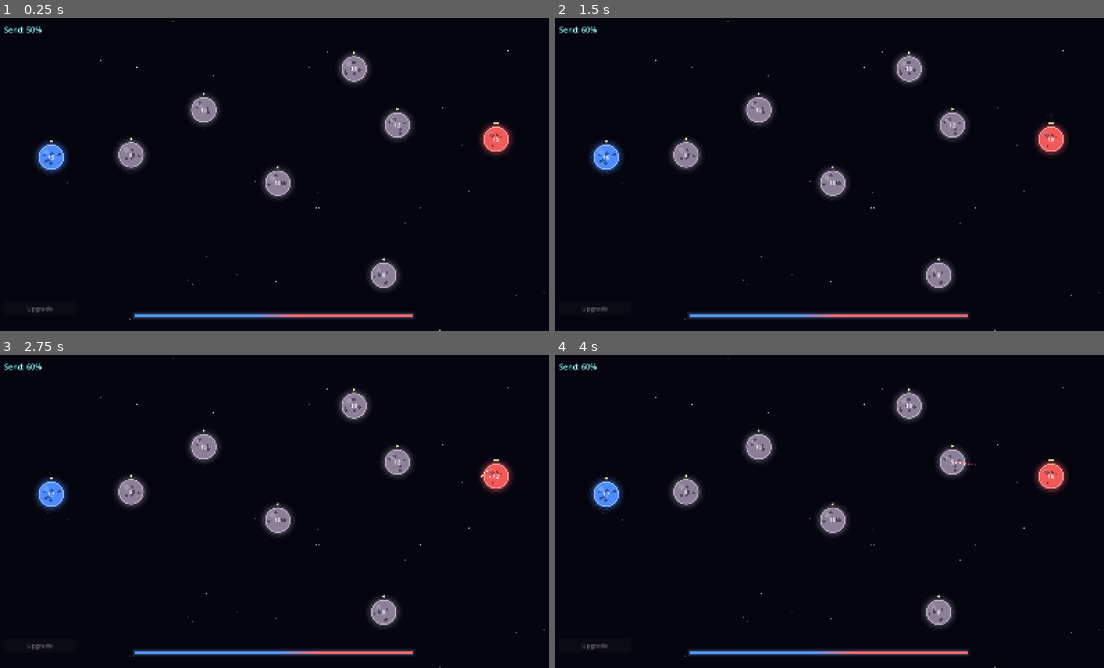
Above: before the commit, frames 1-4 (two rows, left to right).
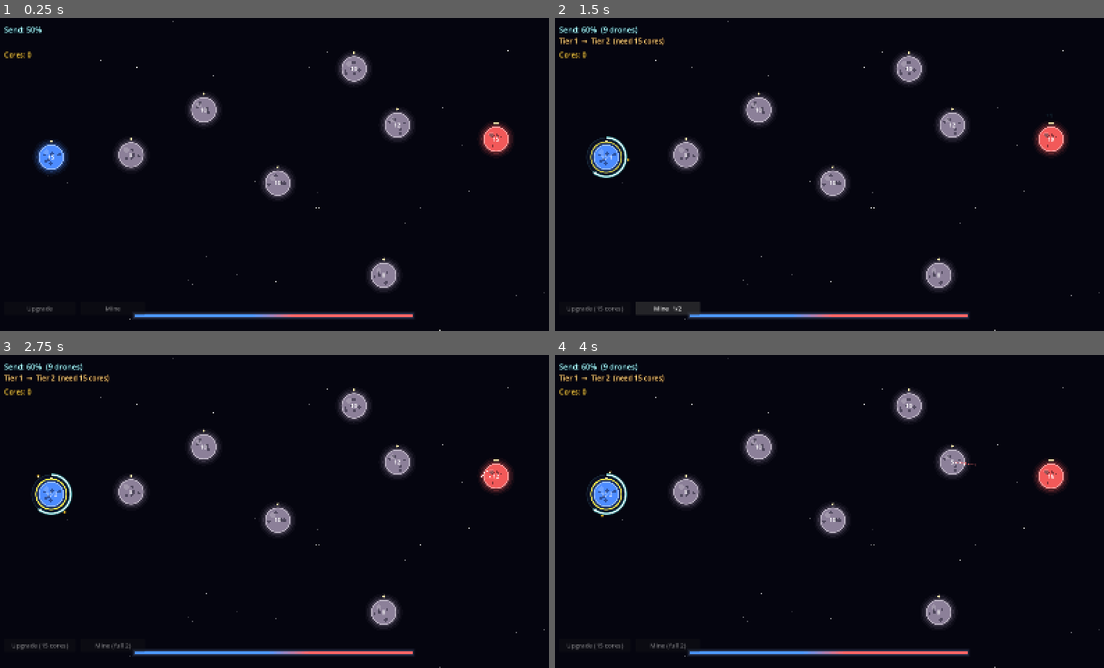
Above: after the commit, the same moments.

Repository: zacid/void-harvester
Game: Godot game, scene res://scenes/Main.tscn
Two runs of this game, one before a commit and one after it. Both use one fixed random seed, a clock stepped at 60 frames per second and the inputs below.
Inputs (mouse positions are in pixels of both pictures, inside the frame that each line leads up to):
- Up to frame 1 (0.25 s): no input
- Up to frame 2 (1.5 s): tap Enter at 0.5 s; move the mouse to (604, 155) at 0.52 s; hold Up 0.53-1.25 s; tap R at 0.6 s; click (604, 155) at 0.67 s; click (670, 309) at 1.25 s, where only the run after the commit has a clickable "Mine 0/2"
- Up to frame 3 (2.75 s): click (115, 646) at 2 s, where only the run after the commit has a clickable "Mine 1/2"
- Up to frame 4 (4 s): tap Space at 2.75 s; move the mouse to (834, 520) at 2.77 s; hold Down 2.78-3.53 s; tap R at 2.85, 3.6 s; click (834, 520) at 2.92 s; tap Enter at 3.5 s; move the mouse to (939, 611) at 3.52 s; hold Up from 3.53 s (still down); click (939, 611) at 3.67 s

The runs differ from the first frame. In frame 1, 0.1% of the frame differs, in the area x 0-27%, y 10-96%; in frame 2, 1.3%, in the area x 0-27%, y 2-96%; in frame 3, 1.0%; in frame 4, 1.0%.

Commit message:
Add mining drones and cores currency
Planets can now convert attacker drones into miner drones that orbit the
planet as animated amber-gold particles and generate Cores over time.
Cores replace drones as the upgrade currency (tier 1→2 costs 15 cores,
tier 2→3 costs 40 cores). Miners die if the planet is captured.

- settings.gd: MINER_CORE_RATE, MINER_ORBIT_RADIUS/SPEED, TIER_MINER_MAX,
  UPGRADE_CORE_COSTS
- planet.gd: miner_count + mine_phase state; convert_to_miner(); drain_cores()
  called each frame by main; _draw_miners() renders halo+body+core dots at
  64 px orbit (outside all UI rings); label shows "12·4" format; miners
  wiped on capture; can_upgrade() no longer requires drones
- main.gd: player_cores + enemy_cores pools; CoresLabel + MineButton created
  at runtime; upgrade button shows core cost and gates on cores; AI mines
  surplus drones and spends enemy_cores on upgrades

Co-Authored-By: Claude Sonnet 4.6 <noreply@anthropic.com>

Diff:
--- a/scripts/main.gd
+++ b/scripts/main.gd
@@ -14,6 +14,14 @@
 var selected_planet = null
 var game_over: bool = false
 var send_fraction: float = Settings.SEND_FRACTION_DEFAULT
+
+# Core currency — one pool per faction
+var player_cores: float = 0.0
+var enemy_cores: float = 0.0
+
+# Dynamically created HUD elements
+var cores_label: Label
+var mine_button: Button
 
 # AI state
 var _ai_click_timer: Timer
@@ -46,7 +54,36 @@
 		_ai_upgrade_timer.start()
 	upgrade_button.pressed.connect(_on_upgrade_button_pressed)
 	hud_label.text = ""
-	_refresh_hud()
+	_create_hud_mining_elements()
+	_refresh_hud()
+
+func _create_hud_mining_elements() -> void:
+	var hud = $HUD
+
+	cores_label = Label.new()
+	cores_label.name = "CoresLabel"
+	cores_label.offset_left   = 24.0
+	cores_label.offset_top    = 92.0
+	cores_label.offset_right  = 600.0
+	cores_label.offset_bottom = 132.0
+	cores_label.add_theme_color_override("font_color", Color(1.0, 0.85, 0.3))
+	cores_label.add_theme_color_override("font_outline_color", Color(0.15, 0.08, 0.0))
+	cores_label.add_theme_constant_override("outline_size", 4)
+	cores_label.add_theme_font_size_override("font_size", 20)
+	cores_label.text = "Cores: 0"
+	hud.add_child(cores_label)
+
+	mine_button = Button.new()
+	mine_button.name = "MineButton"
+	mine_button.offset_left   = 244.0
+	mine_button.offset_top    = 816.0
+	mine_button.offset_right  = 430.0
+	mine_button.offset_bottom = 854.0
+	mine_button.add_theme_font_size_override("font_size", 18)
+	mine_button.text = "Mine"
+	mine_button.disabled = true
+	mine_button.pressed.connect(_on_mine_button_pressed)
+	hud.add_child(mine_button)
 
 func _randomize_planet_positions() -> void:
 	var rng = RandomNumberGenerator.new()
@@ -88,9 +125,108 @@
 		best = candidate  # fall back to last attempt
 	return best
 
-func _process(_delta: float) -> void:
+func _process(delta: float) -> void:
+	# Drain cores from all planets each frame (routed per owner)
+	for planet in get_planets():
+		var earned = planet.drain_cores(delta)
+		if earned > 0.0:
+			match planet.owner_type:
+				planet.Owner.PLAYER:
+					player_cores += earned
+				planet.Owner.ENEMY:
+					enemy_cores += earned
+	cores_label.text = "Cores: %d" % int(player_cores)
 	if selected_planet != null:
 		_refresh_hud()
+
+# === Planet click handlers ===
+
+func _on_planet_left_clicked(planet, _double_click: bool) -> void:
+	if game_over:
+		return
+	if planet.owner_type != planet.Owner.PLAYER:
+		return
+	# Left-click: select + produce one drone.
+	_select(planet)
+	planet.produce_manual()
+	_refresh_hud()
+
+func _on_planet_right_clicked(planet) -> void:
+	if game_over:
+		return
+	if selected_planet == null or planet == selected_planet:
+		return
+	if selected_planet.is_upgrading:
+		return
+	launch_fleet(selected_planet, planet)
+
+# === Selection ===
+
+func _select(planet) -> void:
+	if selected_planet == planet:
+		return
+	if selected_planet != null:
+		selected_planet.selected = false
+		selected_planet.update_visuals()
+	selected_planet = planet
+	planet.selected = true
+	planet.displayed_send_fraction = send_fraction
+	planet.update_visuals()
+	_refresh_hud()
+
+func _deselect() -> void:
+	if selected_planet == null:
+		return
+	selected_planet.selected = false
+	selected_planet.update_visuals()
+	selected_planet = null
+	_refresh_hud()
+
+# === Send fraction ===
+
+func _adjust_send(delta: float) -> void:
+	send_fraction = clampf(send_fraction + delta, Settings.SEND_FRACTION_MIN, Settings.SEND_FRACTION_MAX)
+	send_fraction = round(send_fraction * 10.0) / 10.0
+	if selected_planet != null:
+		selected_planet.displayed_send_fraction = send_fraction
+		selected_planet.queue_redraw()
+	_refresh_hud()
+
+# === Fleet launch ===
+
+func launch_fleet(source, target, count_override: int = -1) -> void:
+	if source.is_upgrading:
+		return
+	var count: int
+	if count_override > 0:
+		count = mini(count_override, int(source.drone_count))
+	else:
+		var fraction = send_fraction if source.owner_type == source.Owner.PLAYER else 0.5
+		count = int(source.drone_count * fraction)
+	if count < 1:
+		return
+	source.drone_count -= count
+	var spawn_pos = source.global_position
+	var owner_val = source.owner_type
+	if source == selected_planet:
+		_refresh_hud()
+	# Defensive AI hook — if a player attacks an enemy planet, alert AI defense
+	if owner_val == source.Owner.PLAYER and target.owner_type == target.Owner.ENEMY:
+		_ai_consider_defense(target, count, spawn_pos)
+	# Spawn N individual drones, staggered, so they stream out like a swarm.
+	for i in range(count):
+		if not is_instance_valid(target):
+			return
+		_spawn_drone(spawn_pos, target, owner_val)
+		if i < count - 1:
+			await get_tree().create_timer(Settings.DRONE_SPAWN_INTERVAL).timeout
+
+func _spawn_drone(from_pos: Vector2, target, owner_val: int) -> void:
+	var drone = fleet_scene.instantiate()
+	fleets_container.add_child(drone)
+	drone.init(from_pos, target, owner_val)
+
+# === Input ===
 
 func _input(event: InputEvent) -> void:
 	if game_over and event is InputEventKey and event.pressed and event.keycode == KEY_R:
@@ -124,109 +260,25 @@
 			return true
 	return false
 
-# === Planet click handlers ===
-
-func _on_planet_left_clicked(planet, _double_click: bool) -> void:
-	if game_over:
-		return
-	if planet.owner_type != planet.Owner.PLAYER:
-		return
-	# Left-click: select + produce one drone.
-	_select(planet)
-	planet.produce_manual()
-	_refresh_hud()
-
-func _on_planet_right_clicked(planet) -> void:
-	if game_over:
-		return
-	if selected_planet == null or planet == selected_planet:
-		return
-	if selected_planet.is_upgrading:
-		return
-	launch_fleet(selected_planet, planet)
-
-# === Selection ===
-
-func _select(planet) -> void:
-	if selected_planet == planet:
-		return
-	if selected_planet != null:
-		selected_planet.selected = false
-		selected_planet.update_visuals()
-	selected_planet = planet
-	planet.selected = true
-	planet.displayed_send_fraction = send_fraction
-	planet.update_visuals()
-	_refresh_hud()
-
-func _deselect() -> void:
-	if selected_planet == null:
-		return
-	selected_planet.selected = false
-	selected_planet.update_visuals()
-	selected_planet = null
-	_refresh_hud()
-
-# === Send fraction ===
-
-func _adjust_send(delta: float) -> void:
-	send_fraction = clampf(send_fraction + delta, Settings.SEND_FRACTION_MIN, Settings.SEND_FRACTION_MAX)
-	send_fraction = round(send_fraction * 10.0) / 10.0
-	if selected_planet != null:
-		selected_planet.displayed_send_fraction = send_fraction
-		selected_planet.queue_redraw()
-	_refresh_hud()
-
-# === Fleet launch ===
-
-func launch_fleet(source, target, count_override: int = -1) -> void:
-	if source.is_upgrading:
-		return
-	var count: int
-	if count_override > 0:
-		count = mini(count_override, int(source.drone_count))
-	else:
-		var fraction = send_fraction if source.owner_type == source.Owner.PLAYER else 0.5
-		count = int(source.drone_count * fraction)
-	if count < 1:
-		return
-	source.drone_count -= count
-	var spawn_pos = source.global_position
-	var owner_val = source.owner_type
-	if source == selected_planet:
-		_refresh_hud()
-	# Defensive AI hook — if a player attacks an enemy planet, alert AI defense
-	if owner_val == source.Owner.PLAYER and target.owner_type == target.Owner.ENEMY:
-		_ai_consider_defense(target, count, spawn_pos)
-	# Spawn N individual drones, staggered, so they stream out like a swarm.
-	for i in range(count):
-		if not is_instance_valid(target):
-			return
-		_spawn_drone(spawn_pos, target, owner_val)
-		if i < count - 1:
-			await get_tree().create_timer(Settings.DRONE_SPAWN_INTERVAL).timeout
-
-func _spawn_drone(from_pos: Vector2, target, owner_val: int) -> void:
-	var drone = fleet_scene.instantiate()
-	fleets_container.add_child(drone)
-	drone.init(from_pos, target, owner_val)
-
 # === HUD ===
 
 func _refresh_hud() -> void:
 	if not send_label or not upgrade_label or not upgrade_button:
 		return
+	cores_label.text = "Cores: %d" % int(player_cores)
 	var pct = int(round(send_fraction * 100.0))
 	if selected_planet != null:
 		var n = int(selected_planet.drone_count * send_fraction)
 		send_label.text = "Send: %d%%  (%d drones)" % [pct, n]
 		upgrade_label.text = _upgrade_status_text(selected_planet)
 		_refresh_upgrade_button(selected_planet)
+		_refresh_mine_button(selected_planet)
 	else:
 		send_label.text = "Send: %d%%" % pct
 		upgrade_label.text = ""
 		upgrade_button.text = "Upgrade"
 		upgrade_button.disabled = true
+		mine_button.disabled = true
 
 func _refresh_upgrade_button(planet) -> void:
 	if planet.owner_type != planet.Owner.PLAYER:
@@ -241,17 +293,30 @@
 		upgrade_button.text = "Max Tier"
 		upgrade_button.disabled = true
 		return
-	var cost = planet.upgrade_cost()
-	upgrade_button.text = "Upgrade (%d)" % cost
-	upgrade_button.disabled = planet.drone_count < cost
-
-func _on_upgrade_button_pressed() -> void:
-	if game_over:
-		return
-	if selected_planet == null:
-		return
-	if selected_planet.start_upgrade():
-		_refresh_hud()
+	var cost = planet.upgrade_core_cost()
+	upgrade_button.text = "Upgrade (%d cores)" % cost
+	upgrade_button.disabled = not planet.can_upgrade() or player_cores < cost
+
+func _refresh_mine_button(planet) -> void:
+	if planet.owner_type != planet.Owner.PLAYER or planet.is_upgrading:
+		mine_button.text = "Mine"
+		mine_button.disabled = true
+		return
+	var max_m = planet.get_max_miners()
+	if max_m <= 0:
+		mine_button.text = "Mine (T1+)"
+		mine_button.disabled = true
+		return
+	if planet.miner_count >= max_m:
+		mine_button.text = "Mine (full %d)" % max_m
+		mine_button.disabled = true
+		return
+	if planet.drone_count < 1.0:
+		mine_button.text = "Mine (need drone)"
+		mine_button.disabled = true
+		return
+	mine_button.text = "Mine  %d/%d" % [planet.miner_count, max_m]
+	mine_button.disabled = false
 
 func _upgrade_status_text(planet) -> String:
 	if planet.owner_type != planet.Owner.PLAYER:
@@ -261,10 +326,26 @@
 		return "Upgrading…  %d%%" % pct
 	if planet.upgrade_tier >= Settings.TIER_COUNT - 1:
 		return "Tier %d  (max)" % planet.upgrade_tier
-	var cost = planet.upgrade_cost()
-	if planet.drone_count >= cost:
-		return "Tier %d  →  Tier %d  (button, cost %d)" % [planet.upgrade_tier, planet.upgrade_tier + 1, cost]
-	return "Tier %d  →  Tier %d  (need %d drones)" % [planet.upgrade_tier, planet.upgrade_tier + 1, cost]
+	var cost = planet.upgrade_core_cost()
+	if player_cores >= cost:
+		return "Tier %d  →  Tier %d  (button, %d cores)" % [planet.upgrade_tier, planet.upgrade_tier + 1, cost]
+	return "Tier %d  →  Tier %d  (need %d cores)" % [planet.upgrade_tier, planet.upgrade_tier + 1, cost]
+
+func _on_upgrade_button_pressed() -> void:
+	if game_over or selected_planet == null:
+		return
+	var cost = selected_planet.upgrade_core_cost()
+	if player_cores < cost:
+		return
+	if selected_planet.start_upgrade():
+		player_cores -= cost
+		_refresh_hud()
+
+func _on_mine_button_pressed() -> void:
+	if game_over or selected_planet == null:
+		return
+	selected_planet.convert_to_miner()
+	_refresh_hud()
 
 # === Win/lose ===
 
@@ -338,23 +419,42 @@
 func _on_ai_upgrade_timer_timeout() -> void:
 	if game_over or not Settings.AI_ENABLE_UPGRADES:
 		return
+
+	# Always try to mine — not gated by upgrade chance
+	_ai_consider_mining()
+
 	if randf() > Settings.AI_UPGRADE_CHANCE:
 		return
+
+	# Then try to spend cores on an upgrade
 	var candidates: Array = []
 	for p in get_planets():
 		if p.owner_type != p.Owner.ENEMY:
 			continue
 		if not p.can_upgrade():
 			continue
-		# Don't upgrade if it'd leave the planet too vulnerable
-		if int(p.drone_count) - p.upgrade_cost() < Settings.AI_UPGRADE_DRONE_RESERVE:
+		var cost = p.upgrade_core_cost()
+		if enemy_cores < cost:
 			continue
 		candidates.append(p)
 	if candidates.is_empty():
 		return
-	# Prefer planet with most drones (safest to take offline for 5s)
+	# Prefer planet with most drones (most established base)
 	candidates.sort_custom(func(a, b): return a.drone_count > b.drone_count)
-	candidates[0].start_upgrade()
+	var chosen = candidates[0]
+	if chosen.start_upgrade():
+		enemy_cores -= chosen.upgrade_core_cost()  # deduct before tier increments
+
+func _ai_consider_mining() -> void:
+	for p in get_planets():
+		if p.owner_type != p.Owner.ENEMY:
+			continue
+		if p.miner_count >= p.get_max_miners():
+			continue
+		# Only mine if the planet has drones to spare
+		if p.drone_count >= Settings.AI_UPGRADE_DRONE_RESERVE + 1:
+			p.convert_to_miner()
+			return  # one conversion per AI tick
 
 # === AI: defense (reacts to incoming player attacks) ===
 func _ai_consider_defense(target_planet, incoming_count: int, source_pos: Vector2) -> void:
--- a/scripts/planet.gd
+++ b/scripts/planet.gd
@@ -18,6 +18,10 @@
 # Upgrade state
 var is_upgrading: bool = false
 var upgrade_progress: float = 0.0  # 0.0 -> 1.0
+
+# Mining drones
+var miner_count: int = 0
+var mine_phase: float = 0.0
 
 @onready var label: Label = $Label
 
@@ -49,6 +53,9 @@
 	if selected:
 		pulse_phase += delta
 		queue_redraw()
+	if miner_count > 0:
+		mine_phase += delta
+		queue_redraw()
 	update_visuals()
 
 func _input_event(_viewport: Viewport, event: InputEvent, _shape_idx: int) -> void:
@@ -90,6 +97,29 @@
 	tween.tween_property(popup, "modulate:a", 0.0, 0.35)
 	tween.finished.connect(popup.queue_free)
 
+# === Mining ===
+
+func get_max_miners() -> int:
+	return Settings.TIER_MINER_MAX[upgrade_tier]
+
+func convert_to_miner() -> bool:
+	if owner_type == Owner.NEUTRAL:
+		return false
+	if miner_count >= get_max_miners():
+		return false
+	if drone_count < 1.0:
+		return false
+	drone_count -= 1.0
+	miner_count += 1
+	update_visuals()
+	return true
+
+# Returns cores generated this frame — called by main.gd each _process tick.
+func drain_cores(delta: float) -> float:
+	if miner_count <= 0:
+		return 0.0
+	return miner_count * Settings.MINER_CORE_RATE * delta
+
 # === Upgrade ===
 
 func can_upgrade() -> bool:
@@ -99,17 +129,16 @@
 		return false
 	if upgrade_tier >= Settings.TIER_COUNT - 1:
 		return false
-	return drone_count >= upgrade_cost()
-
-func upgrade_cost() -> int:
+	return true  # core cost is checked externally by main.gd
+
+func upgrade_core_cost() -> int:
 	if upgrade_tier >= Settings.TIER_COUNT - 1:
 		return -1
-	return Settings.UPGRADE_COSTS[upgrade_tier + 1]
+	return Settings.UPGRADE_CORE_COSTS[upgrade_tier + 1]
 
 func start_upgrade() -> bool:
 	if not can_upgrade():
 		return false
-	drone_count -= upgrade_cost()
 	is_upgrading = true
 	upgrade_progress = 0.0
 	update_visuals()
@@ -117,6 +146,8 @@
 
 func _finish_upgrade() -> void:
 	upgrade_tier += 1
+	# Cap miners to new tier's limit (in case it's lower, though it never is here)
+	miner_count = mini(miner_count, get_max_miners())
 	is_upgrading = false
 	upgrade_progress = 0.0
 	update_visuals()
@@ -136,6 +167,7 @@
 		if drone_count < 0:
 			owner_type = attacking_owner
 			drone_count = absf(drone_count)
+			miner_count = 0  # miners die when planet is captured
 			if is_upgrading:
 				_cancel_upgrade()
 			owner_changed.emit(self, owner_type)
@@ -146,7 +178,10 @@
 func update_visuals() -> void:
 	if not label:
 		return
-	label.text = str(int(drone_count))
+	if miner_count > 0:
+		label.text = "%d·%d" % [int(drone_count), miner_count]
+	else:
+		label.text = str(int(drone_count))
 	match owner_type:
 		Owner.NEUTRAL:
 			current_color = Color(0.55, 0.5, 0.6)
@@ -183,6 +218,9 @@
 	# Tier indicator (small bright dots above the planet)
 	_draw_tier_dots(center)
 
+	# Orbiting miner drones (drawn before UI rings so rings overlay them)
+	_draw_miners(center)
+
 	# Selected pulsing ring (gentler pulse — stays visible throughout)
 	if selected:
 		var pulse_alpha = (0.78 + 0.22 * sin(pulse_phase * 4.0)) * (0.45 if is_upgrading else 1.0)
@@ -195,6 +233,19 @@
 	# Send-amount ring (only when selected and NOT upgrading)
 	if selected and not is_upgrading:
 		_draw_send_ring(center)
+
+func _draw_miners(center: Vector2) -> void:
+	if miner_count <= 0:
+		return
+	var r = Settings.MINER_ORBIT_RADIUS
+	var col = Color(1.0, 0.78, 0.15)  # amber-gold, same particle style as flying drones
+	var spacing = TAU / float(miner_count)
+	for i in range(miner_count):
+		var angle = mine_phase * Settings.MINER_ORBIT_SPEED + spacing * i
+		var pos = center + Vector2(cos(angle), sin(angle)) * r
+		draw_circle(pos, 5.5, Color(col.r, col.g, col.b, 0.18))  # outer glow halo
+		draw_circle(pos, 3.0, Color(col.r, col.g, col.b, 0.75))  # body
+		draw_circle(pos, 1.5, Color(1.0, 1.0, 0.85, 0.95))       # bright core
 
 func _draw_tier_dots(center: Vector2) -> void:
 	# Show one dot per tier above tier 0 (so tier 1 = 1 dot, etc.)
--- a/scripts/settings.gd
+++ b/scripts/settings.gd
@@ -57,3 +57,12 @@
 const FLEET_SPEED_VARIANCE: float = 0.15      # +/- fraction per drone
 const DRONE_SPAWN_INTERVAL: float = 0.02       # seconds between successive drone spawns within one launch
 const DRONE_SPAWN_JITTER: float = 14.0         # pixels of random offset around source planet
+
+# === Mining Drones ===
+const MINER_CORE_RATE: float = 0.15          # cores/sec per miner drone
+const MINER_ORBIT_RADIUS: float = 64.0       # px from planet center (outside all UI rings)
+const MINER_ORBIT_SPEED: float = 0.65        # radians/sec
+const TIER_MINER_MAX: Array[int] = [0, 2, 5, 10]  # max miners allowed per upgrade tier
+
+# === Core upgrade costs (cores required — no longer drone cost) ===
+const UPGRADE_CORE_COSTS: Array[int] = [0, 0, 15, 40]  # index = destination tier
